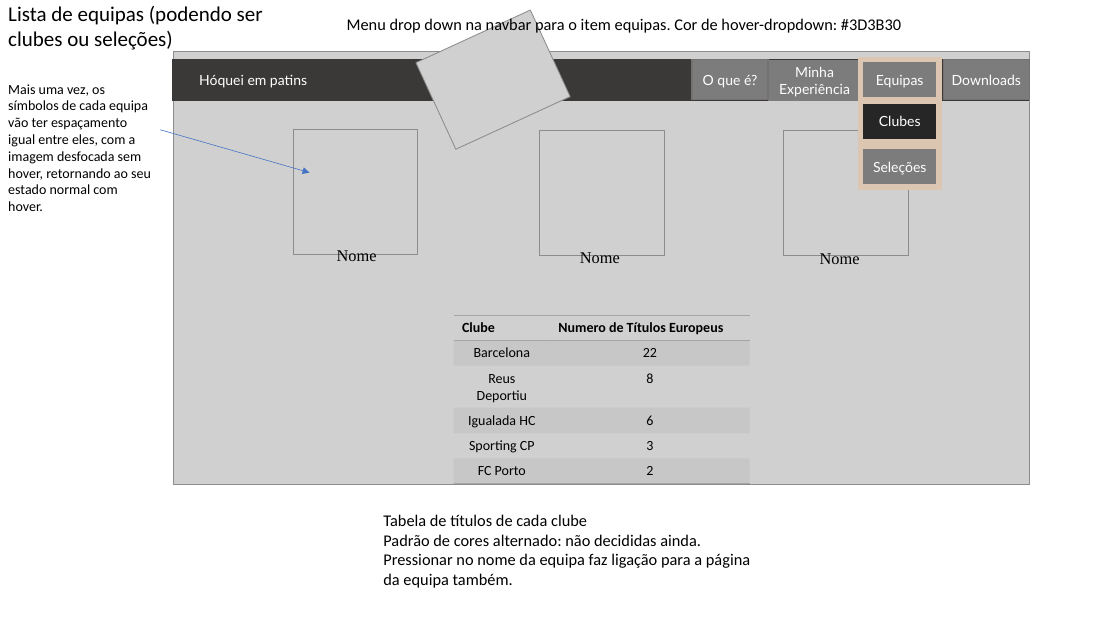
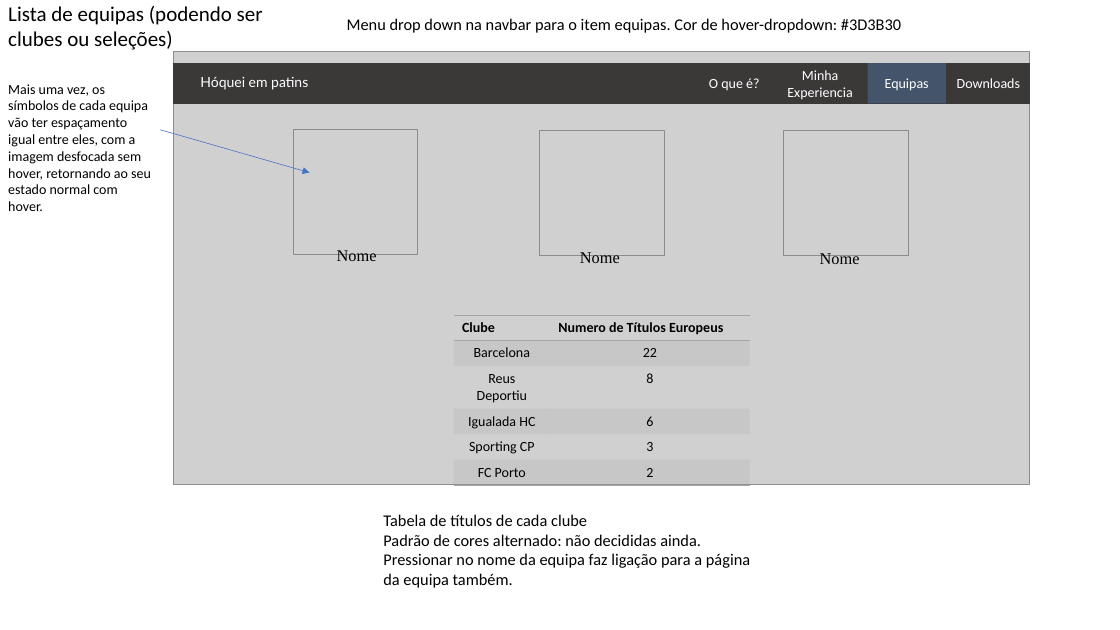
Before and after one commit to nunominhoto/SIE_Projects, a slide deck: slide 15 of Personal_website/NunoMinhoto_Mockup.pptx. Drawn at 1120x630 pixels with LibreOffice and Linux fonts; fonts in the diff are those of the drawing; grey boxes stand for pictures. Boxes give left, top, right and bottom in pixels: in the first picture for what was removed or moved away, otherwise in the second. Text is boxed around its words. In the diff, an @@ line names an element or a change of style, - is before the commit and + after.

```diff
--- a/Personal_website/NunoMinhoto_Mockup.pptx
+++ b/Personal_website/NunoMinhoto_Mockup.pptx
@@ picture removed at (416,10,570,150) @@
@@ text "O que é?" at (709,78,759,90): font Lato to Calibri; fill #7C7C7C to none; outline #767171 1 pt to none @@
@@ 2 texts, 1 rectangle: place and size @@
-2 texts, 1 rectangle at (692,60,939,101)
+2 texts, 1 rectangle at (709,63,946,103)
@@ text "Minha Experiencia" at (787,70,852,99): fill #7C7C7C to none; outline #7C7C7C 0.25 pt to none @@
@@ text at (787,70,852,99): text changed; font Lato to Calibri @@
-Minha Experiência
+Minha Experiencia
@@ rectangle "Equipas" at (868,63,946,103): font Lato to Calibri; fill #7C7C7C to #44546A; outline #DDC6B1 4.5 pt to none @@
@@ text "Downloads" at (957,78,1020,88): font Lato to Calibri; fill #7C7C7C to none; outline #767171 1 pt to none @@
@@ text "Downloads": place and size @@
-text "Downloads" at (944,60,1030,100)
+text "Downloads" at (957,78,1020,88)
@@ rectangle removed at (861,102,939,142) @@
-Clubes
@@ rectangle removed at (861,147,939,187) @@
-Seleções
```
Also in this commit, not shown: 7 other slides changed, 33 other files.
